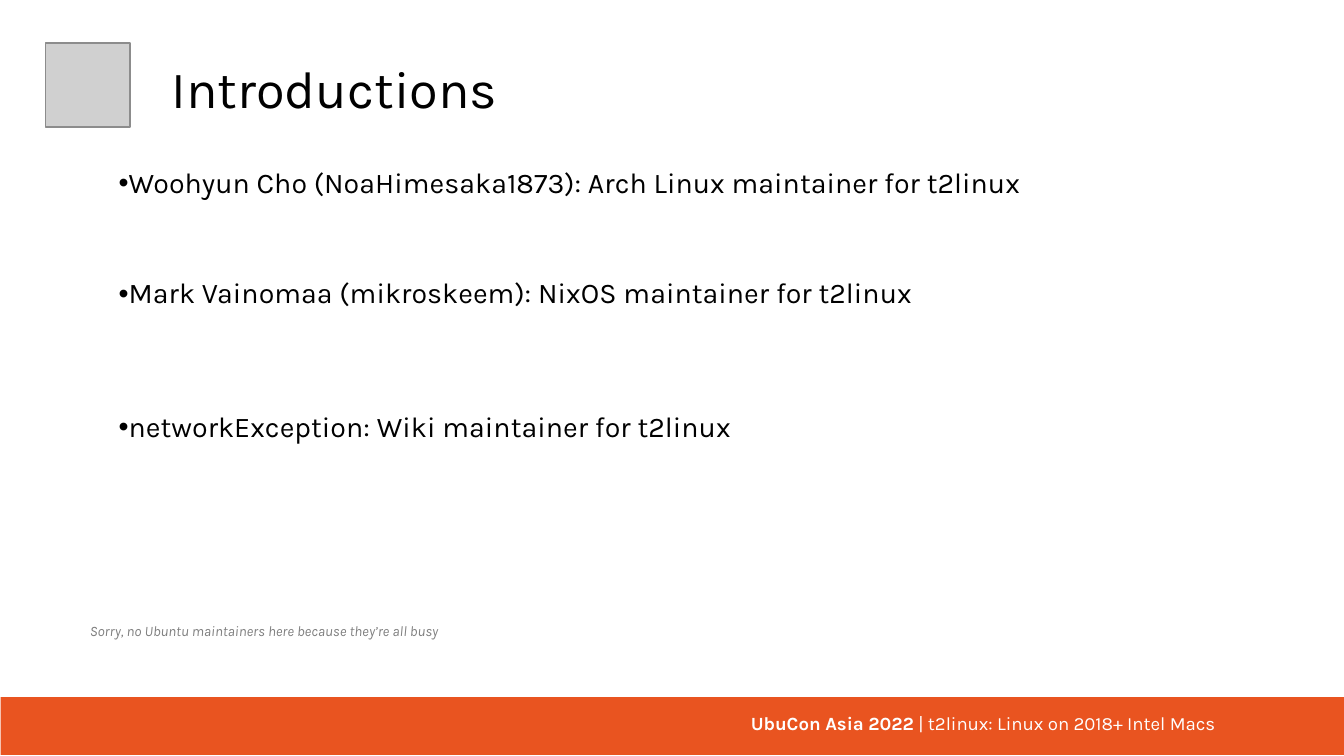
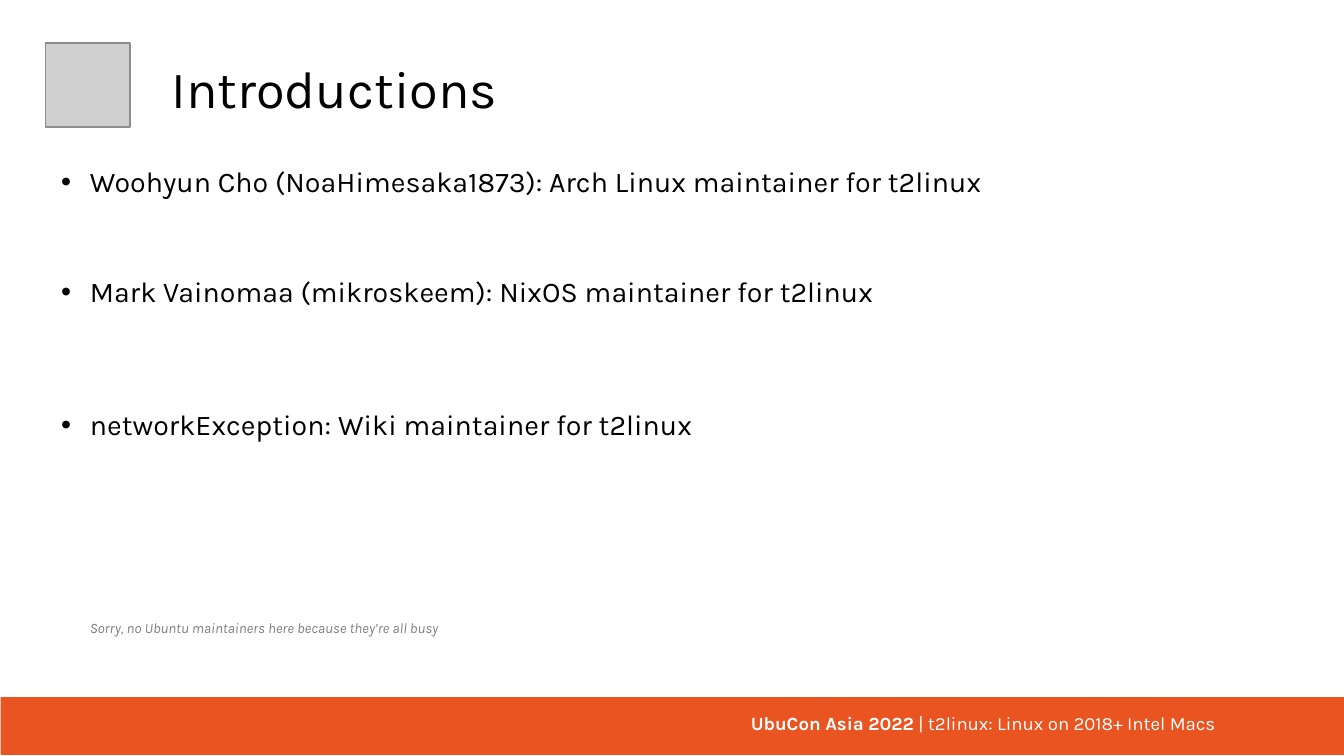
Before and after one commit to t2linux/ubucon-stuffs, a slide deck: slide 2 of t2linux presentation.odp. Drawn at 1344x756 pixels with LibreOffice and Linux fonts; fonts in the diff are those of the drawing; grey boxes stand for pictures. Boxes give left, top, right and bottom in pixels: in the first picture for what was removed or moved away, otherwise in the second. Text is boxed around its words. In the diff, an @@ line names an element or a change of style, - is before the commit and + after.

```diff
--- a/t2linux presentation.odp
+++ b/t2linux presentation.odp
@@ text "Woohyun Cho (NoaHimesaka1873): Arch Linux ..." at (x1=90, y1=171, x2=981, y2=637): indent changed; line spacing 0.93 to 0.92 @@
```
Also in this commit, not shown: 3 other slides changed, 1 slide removed.
